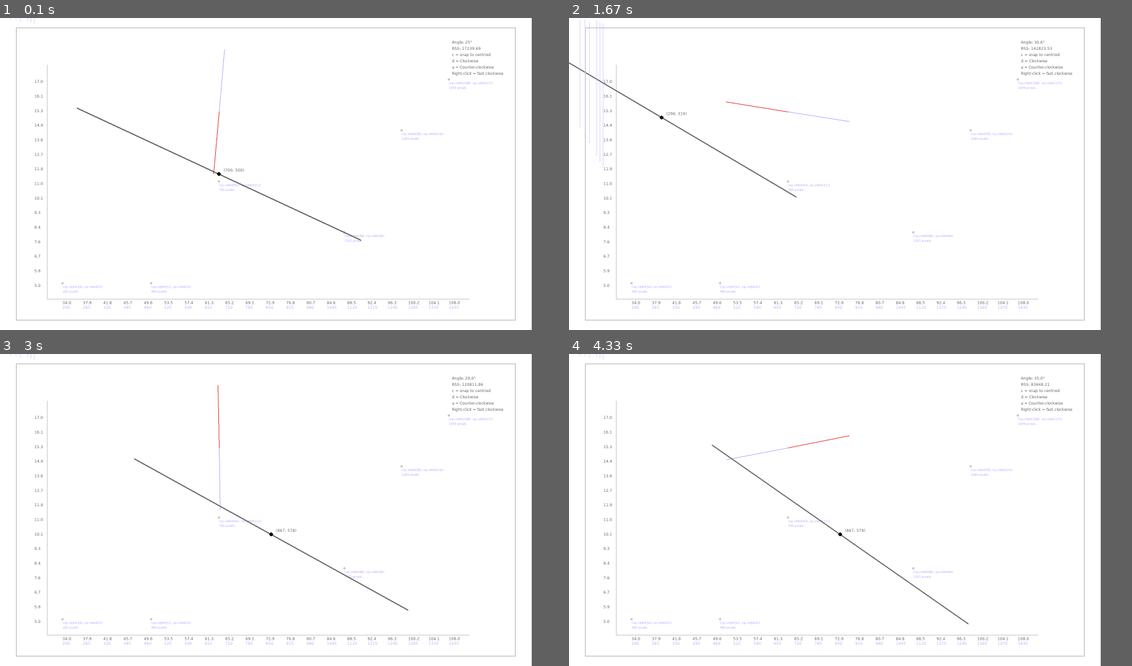
Above: before the commit, frames 1-4 (two rows, left to right).
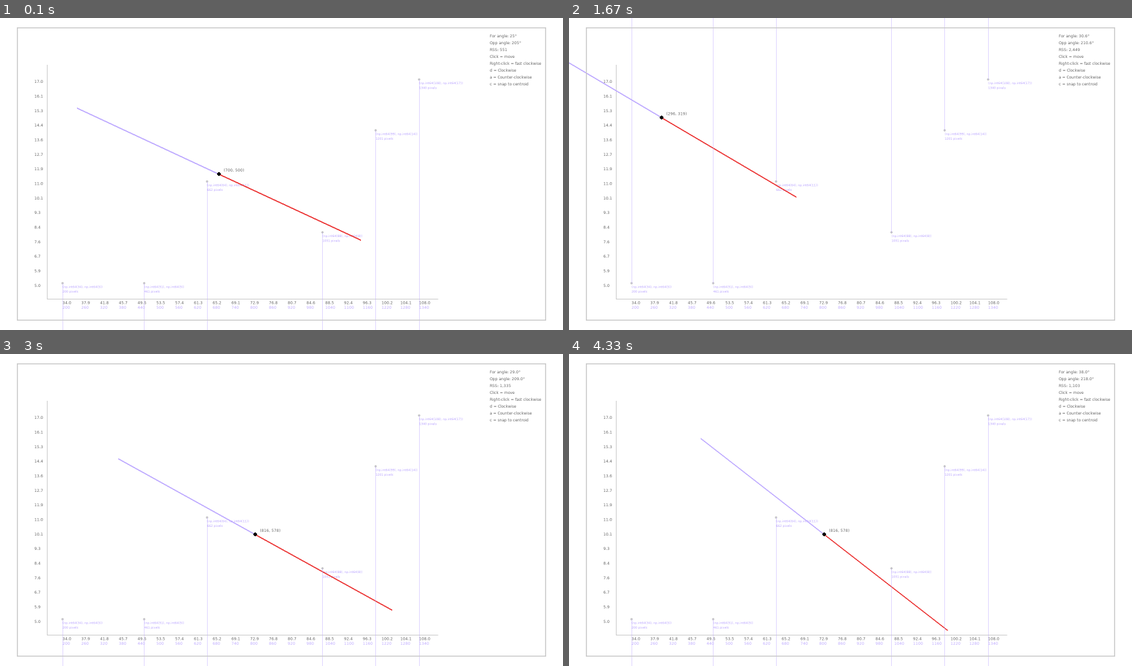
Above: after the commit, the same moments.

Repository: Biuku/LinearRegressionGame
Game: pygame game, started from main.py
Two runs of this game, one before a commit and one after it. Both use one fixed random seed, a clock stepped at 60 frames per second and the inputs below.
Inputs (mouse positions are in pixels of both pictures, inside the frame that each line leads up to):
- Up to frame 1 (0.1 s): no input
- Up to frame 2 (1.67 s): hold D 0.33-0.8 s; press the mouse at (1019, 205) at 0.87 s; move the mouse to (951, 177) at 0.97 s; release the mouse at (889, 149) at 1.1 s; hold D 1.17-1.63 s; move the mouse to (664, 64) at 1.2 s
- Up to frame 3 (3 s): hold A 1.67-2.2 s; tap C at 1.82 s; hold A 2.23-2.63 s; hold D from 2.67 s (still down)
- Up to frame 4 (4.33 s): release D at 3.3 s; right-click (963, 491) at 3.38 s; hold A 3.67-4.13 s; hold D from 4.17 s (still down)
In our replay, the window is 850x500 before the commit and 900x500 after it. These sizes can differ from the game's own. Grey fills any space a smaller window leaves; there, only what the larger window draws over its background counts as a difference.

The runs differ from the first frame. In frame 1, 2.7% of the frame differs, in the area x 1-97%, y 0-100%; in frame 2, 3.0%, in the area x 0-97%, y 0-97%; in frame 3, 3.0%; in frame 4, 2.9%.

Commit message:
Close this branch

Diff:
--- a/array_config.py
+++ b/array_config.py
@@ -1,6 +1,6 @@
 """ April 10, 2021 """
 
-""" Background objects are like painted scenery. No functional interactions."""
+
 
 import pygame
 import numpy as np
@@ -15,7 +15,7 @@
         self.arr = np.load('data/basic_arr.npy')
         #self.arr = np.load('data/ecommerce2.npy')
 
-        self.w, self.h = 1300, 700
+        self.w, self.h = 1200, 700
         self.origin = (200, 850) ## Anchor for everything
 
         self.configure_graph(self.arr)
@@ -37,6 +37,7 @@
         self.x_scale_factor = self.x_scale_gap / data_scale_unit ## (delta graph scale) / (delta data scale)
 
 
+
         """ Configure y scale """
         y_num_labels = 15
         self.y_scale = np.linspace( (self.y_min), (self.y_max), y_num_labels)
@@ -46,6 +47,7 @@
         ## Note, additional step needed for y to reverse direction... not handled here
         data_scale_unit = self.y_scale[1] - self.y_scale[0]
         self.y_scale_factor = self.y_scale_gap / data_scale_unit
+
 
 
     def convert_arr_to_pixels(self, pair):
--- a/line.py
+++ b/line.py
@@ -17,25 +17,20 @@
 
         ## Pixel var's
         self.length = 500
-        self.angle = 25 ## 'angle' for trig; 'slope' for regression
+        self.for_angle = 25 ## 'angle' for trig; 'slope' for regression
+        self.opp_angle = 205
         self.mid = [700, 500] ### Line always anchors to mid
 
         ## Array var's
-        self.rss = 0
-
         self.update_end_points()
         self.get_centroid() ## Centroid in pixels
-
-        ### Tracer
-        self.rotating_line_start = (700, 300)
-        self.rotating_line_angle = 270
+        self.update_RSS()
 
 
     def update(self, moving, rotating):
         self.move(moving)
         self.rotate(rotating)
         self.update_end_points()
-        self.update_RSS()
 
 
     def move(self, moving):
@@ -43,92 +38,86 @@
             mx, my = pygame.mouse.get_rel()
             self.mid[0] += mx
             self.mid[1] += my
+            self.update_RSS()
 
 
     def rotate(self, rotating):
         if rotating:
-            self.angle += rotating
+            self.for_angle += rotating
+            self.for_angle = self.reset_angle(self.for_angle)
+
+            self.opp_angle = self.for_angle + 180
+            self.opp_angle = self.reset_angle(self.opp_angle)
+
+            self.update_RSS()
+
+    def reset_angle(self, angle):
+        if angle > 360:
+            return angle - 360
+        return angle
 
 
     def update_end_points(self):
         """ Update the start and end points if line moves/rotates"""
 
         x, y = self.mid
-        rads = m.radians(self.angle)
-        opposite_angle = self.angle + 180
+        for_rads = m.radians(self.for_angle)
+        opp_rads = m.radians(self.opp_angle)
 
-        if opposite_angle > 360:
-            opposite_angle -= 360
-
-        opposite_rads = m.radians(opposite_angle)
-
-        ## Draw mid to end half of line
-        end_x = x + ( m.cos(rads) * self.length )
-        end_y = y + ( m.sin(rads) * self.length )
-        self.end = (end_x, end_y)
-
-        # ## Draw start to mid half of line
-        # start_x = x - ( m.cos(rads) * (self.length) )
-        # start_y = y - ( m.sin(rads) * (self.length) )
-        # self.start = (start_x, start_y)
-
-        ## Draw start to mid half of line
-        start_x = x + ( m.cos(opposite_rads) * self.length )
-        start_y = y + ( m.sin(opposite_rads) * self.length )
-
+        ## Update start coordinatese
+        start_x = x + ( m.cos(opp_rads) * self.length )
+        start_y = y + ( m.sin(opp_rads) * self.length )
         self.start = (start_x, start_y)
 
-
-    def draw_rotating_line(self):
-        length = 200
-        start = self.rotating_line_start
-        x, y = start
-        self.rotating_line_angle += 1
-
-        ### Draw blue / forward part of line
-        angle = self.rotating_line_angle
-        rads = m.radians(angle)
-
-        forward_x = x + ( m.cos(rads) * length )
-        forward_y = y + ( m.sin(rads) * length )
-        end = (forward_x, forward_y)
-
-        pygame.draw.line(self.win, self.set.blue, start, end, 2)
-
-        ### Draw red / opposite part of line
-        opposite_angle = angle + 180
-
-        if opposite_angle > 360:
-            opposite_angle -= 360
-
-        opposite_rads = m.radians(opposite_angle)
-
-        opposite_x = x + ( m.cos(opposite_rads) * length )
-        opposite_y = y + ( m.sin(opposite_rads) * length )
-        end = (opposite_x, opposite_y)
-
-        pygame.draw.line(self.win, self.set.red, start, end, 2)
+        ## Update end coords
+        end_x = x + ( m.cos(for_rads) * self.length )
+        end_y = y + ( m.sin(for_rads) * self.length )
+        self.end = (end_x, end_y)
 
 
 
-
-    def draw_theoretical_line(self):
-        self.draw_rotating_line()
-        return
+    def snap_to_centroid(self):
+        self.mid = self.centroid
 
 
-        """ Tracer -- is everything adding up ???"""
-        start_x, start_y = self.start
-        rads = m.radians(self.angle)
+    def draw(self):
 
-        delta_x = opposite = m.sin(rads) * (self.length // 2)
-        delta_y = adjacent = m.cos(rads) * (self.length // 2)
+        ### Draw line in two halves
+        pygame.draw.line(self.win, self.set.blue, tuple(self.start), tuple(self.mid), 4)
+        pygame.draw.line(self.win, self.set.red, tuple(self.mid), tuple(self.end), 4)
 
-        end = (start_x + delta_x, start_y + delta_y)
-        start = (start_x , start_y )
+        ## Draw a small circle denoting the mid
+        pygame.draw.circle(self.win, self.set.black, self.mid, 6, 0)
 
-        pygame.draw.line(self.win, self.set.blue, start, end, 2)
+        ## Draw vertical lines between the error bars and my line
+        #for dot in self.y_on_line:
+        #    pygame.draw.circle(self.win, self.set.blue, dot, 1, 0)
+        self.draw_intercepts()
 
+        self.printr.print_coord(self.mid[0], self.mid[1])
+        self.printr.print_instructions(self.for_angle, self.opp_angle, self.rss)
+
+
+    def draw_intercepts(self):
+        for line in self.vertical_intercepts:
+            start, end = line
+            start = tuple( self.convert_arr_to_pixels(start) )
+            end = tuple( self.convert_arr_to_pixels(end) )
+            pygame.draw.line(self.win, self.set.blue, start, end, 1)
+
+
+    """ Init stuff """
+    def get_centroid(self):
+        x = self.arr[:,0].mean()
+        y = self.arr[:,1].mean()
+
+        x, y = self.convert_arr_to_pixels([x, y])
+
+        self.centroid = [x, y]
+
+
+
+    """ Regression stuff"""
 
     def update_RSS(self):
         error_lines = []
@@ -142,23 +131,25 @@
             y_on_line = self.x_intercept(x, y)
             self.y_on_line.append((x, y_on_line))
 
-            vertical_intercept = [(x,y), (x, y_on_line)]
-            self.vertical_intercepts.append(vertical_intercept)
+            intercept = [(x,y), (x, y_on_line)]
+            self.vertical_intercepts.append(intercept)
 
-            rss = y_on_line**2
+            rss += self.get_euclid(intercept[0], intercept[1])
 
         self.rss = rss
 
-
+    def get_euclid(self, start, end):
+        x1, y1 = start
+        x2, y2 = end
+        return m.sqrt( (x2-x1)**2 + (y2-y1)**2)
 
 
     def x_intercept(self, x, y):
         """ Supports update_RSS """
 
         start_x, start_y = self.start
-        rads = m.radians(self.angle)
+        rads = m.radians(self.for_angle)
 
-        """ TRIG APPROACH """
         opposite = x - start_x
         hypot = opposite / m.sin(rads)
         adjacent = m.cos(rads) * hypot
@@ -167,39 +158,3 @@
         y_on_line = round( start_y + adjacent, 2)
 
         return y_on_line
-
-
-    def snap_to_centroid(self):
-        self.mid = self.centroid
-
-
-    def draw(self):
-        self.draw_theoretical_line()
-        pygame.draw.line(self.win, self.set.grey, tuple(self.start), (self.end), 4)
-
-        ### TRACER LINE
-
-        ## Draw a small circle denoting the mid
-        pygame.draw.circle(self.win, self.set.black, self.mid, 6, 0)
-
-        ## Draw vertical lines between the error bars and my line
-        for dot in self.y_on_line:
-            pygame.draw.circle(self.win, self.set.blue, dot, 1, 0)
-
-        for line in self.vertical_intercepts:
-            start, end = line
-            pygame.draw.line(self.win, self.set.blue, start, end, 1)
-
-        self.printr.print_coord(self.mid[0], self.mid[1])
-        self.printr.print_instructions(self.angle, self.rss)
-
-
-
-    """ Init stuff """
-    def get_centroid(self):
-        x = self.arr[:,0].mean()
-        y = self.arr[:,1].mean()
-
-        x, y = self.convert_arr_to_pixels([x, y])
-
-        self.centroid = [x, y]
--- a/main.py
+++ b/main.py
@@ -1,4 +1,20 @@
-""" APRIL 9, 2021 """
+""" APRIL 10, 2021 """
+
+"""
+April 10
+1. Rename array_config "array".
+    - I'm inheriting a shared object into separate objects. It's weird.
+    - But ... array is static -- under principles of data science, it could never change.
+        - you'd have to conduct more research
+    - Drawbacks to placing array on top and saying it "has a" line and a plot:
+        - Adds a layer ... messy
+        - Unnecessary -- array is static
+2. Do in array, draw in pixels
+    - Do all math in array units
+    - Then, just before drawing, convert to pixels.
+    - I can't believe how dumb i've been to do math in pixels where y is reversed... unforced error.
+"""
+
 
 import pygame
 import numpy as np
@@ -33,7 +49,7 @@
         self.moving = True
 
     def right_click_events(self):
-        self.rotating = 2 ## Super rotate
+        self.rotating = 3 ## Super rotate
 
     def mouse_button_up_events(self):
         self.moving = False
--- a/plot.py
+++ b/plot.py
@@ -66,3 +66,43 @@
         for i in self.y_scale:
             label_printr(str(round(i, 1)), off_x-40, y)
             y -= self.y_scale_gap
+
+
+
+
+
+    """ TEMP DELETE """
+
+    def draw_rotating_line(self):
+        # self.rotating_line_start = (700, 300)
+        # self.rotating_line_angle = 270
+
+
+        length = 200
+        start = self.rotating_line_start
+        x, y = start
+        self.rotating_line_angle += 1
+
+        ### Draw blue / forward part of line
+        angle = self.rotating_line_angle
+        rads = m.radians(angle)
+
+        forward_x = x + ( m.cos(rads) * length )
+        forward_y = y + ( m.sin(rads) * length )
+        end = (forward_x, forward_y)
+
+        pygame.draw.line(self.win, self.set.blue, start, end, 2)
+
+        ### Draw red / opposite part of line
+        opposite_angle = angle + 180
+
+        if opposite_angle > 360:
+            opposite_angle -= 360
+
+        opposite_rads = m.radians(opposite_angle)
+
+        opposite_x = x + ( m.cos(opposite_rads) * length )
+        opposite_y = y + ( m.sin(opposite_rads) * length )
+        end = (opposite_x, opposite_y)
+
+        pygame.draw.line(self.win, self.set.red, start, end, 2)
--- a/printr.py
+++ b/printr.py
@@ -23,23 +23,31 @@
         self.win.blit( text, (x, y) )
 
 
-    def print_instructions(self, angle, rss):
-        x = self.set.win_w * 0.85 ## lower number --> leftward
-        y = self.set.win_h * 0.07 ## lower number --> upward
+    def print_instructions(self, for_angle, opp_angle, rss):
+        x = self.set.win_w * 0.87 ## lower number --> leftward
+        y = self.set.win_h * 0.05 ## lower number --> upward
+        rss = self.format_rss(rss)
 
         texts = [
-            "Angle: " + str(round(angle, 2)) + "°",
-            "RSS: " + str(round(rss, 2)),
-            'c = snap to centroid',
+            "For angle: " + str(round(for_angle, 2)) + "°",
+            "Opp angle: " + str(round(opp_angle, 2)) + "°",
+            "RSS: " + rss,
+            'Click = move',
+            'Right-click = fast clockwise',
             'd = Clockwise',
             'a = Counter-clockwise',
-            'Right-click = fast clockwise'
+            'c = snap to centroid',
             ]
 
         for text in texts:
             print_instructions = self.set.med_font.render(text, True, self.set.grey)
             self.win.blit( print_instructions, (x, y) )
-            y += 20
+            y += 22
+
+    def format_rss(self, rss):
+        if rss:
+            return ("{:,}".format(int(rss)))
+        return str(0)
 
 
 
--- a/setup/settings.py
+++ b/setup/settings.py
@@ -6,7 +6,7 @@
 class Settings:
 
     def __init__(self):
-        self.win_w = 1700
+        self.win_w = 1800
         self.win_h = 1000
 
         self.clock = pygame.time.Clock()
Not shown, changed: Jupyter/Sandbox 1.ipynb
